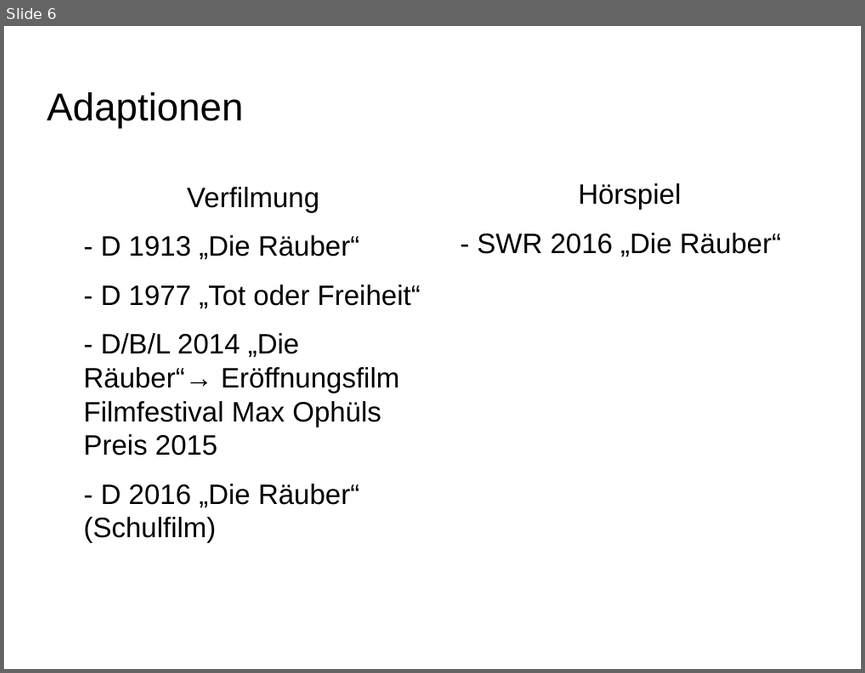
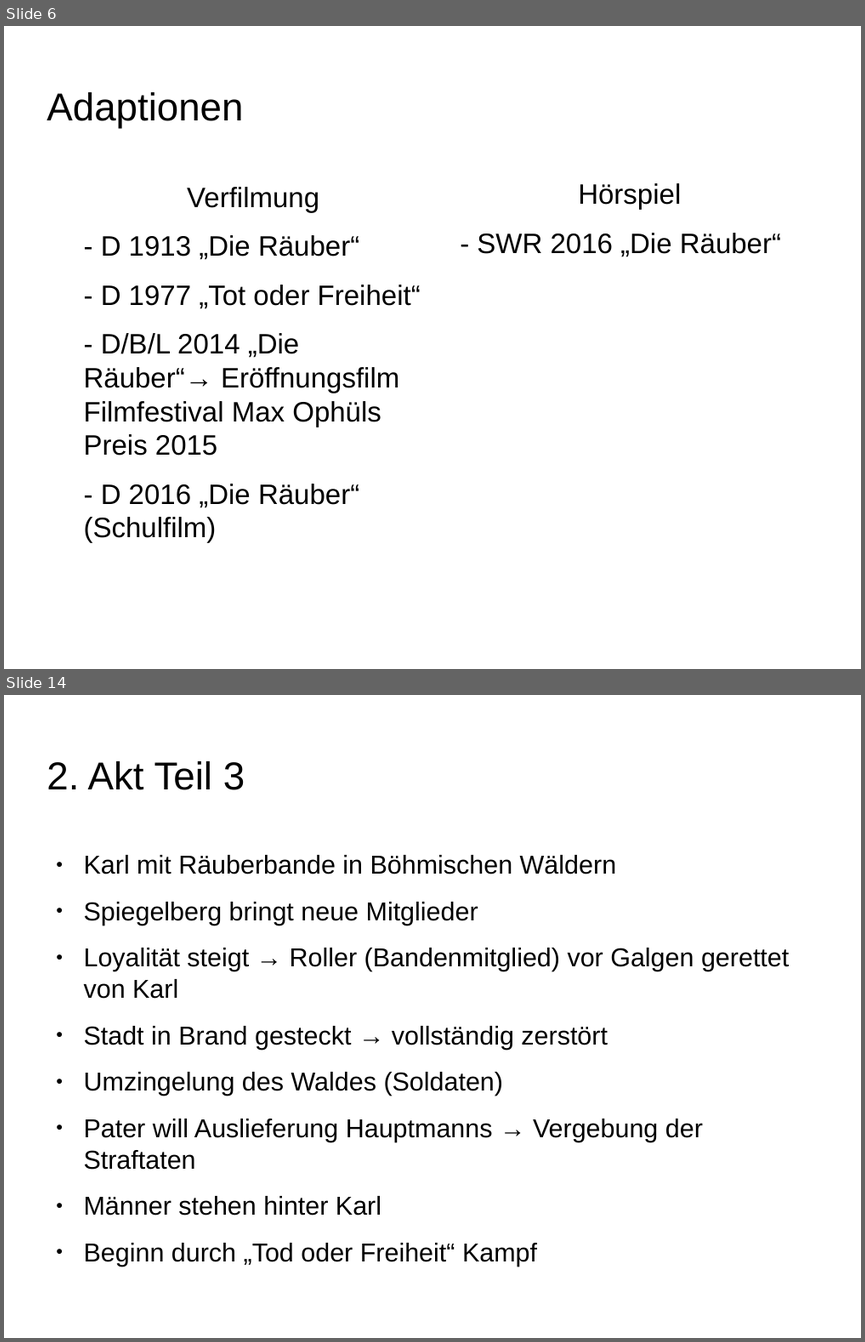
Before and after one commit to Galaxyqasar/Schule, a slide deck: Vortraege/Die_R-uber/Die_Raeuber.odp. Shown one above the other, each under a label of ours: slide 6 before the commit, slides 6 and 14 after it; the slides between them are not shown. The pictures are 865x673 and 865x1342 pixels, drawn with LibreOffice and Linux fonts; fonts in the diff are those of the drawing; background and template pictures are left out. Boxes give left, top, right and bottom in pixels: in the first picture for what was removed or moved away, otherwise in the second. Text is boxed around its words. In the diff, an @@ line names an element or a change of style, - is before the commit and + after.

```diff
--- a/Vortraege/Die_R-uber/Die_Raeuber.odp
+++ b/Vortraege/Die_R-uber/Die_Raeuber.odp
@@ slide 14 added at (4,695,861,1338), background picture (left out) @@
@@ title added at (46,761,245,790), 36 pt, text #000000 @@
+2. Akt Teil 3
@@ text added at (84,855,789,1266), 24.1 pt, text #000000 @@
+● Karl mit Räuberbande in Böhmischen Wäldern
+● Spiegelberg bringt neue Mitglieder
+● Loyalität steigt → Roller (Bandenmitglied) vor Galgen gerettet von Karl
+● Stadt in Brand gesteckt → vollständig zerstört
+● Umzingelung des Waldes (Soldaten)
+● Pater will Auslieferung Hauptmanns → Vergebung der Straftaten
+● Männer stehen hinter Karl
+● Beginn durch „Tod oder Freiheit“ Kampf
```
Also in this commit, not shown: 2 slides changed, 15 other slides added.
